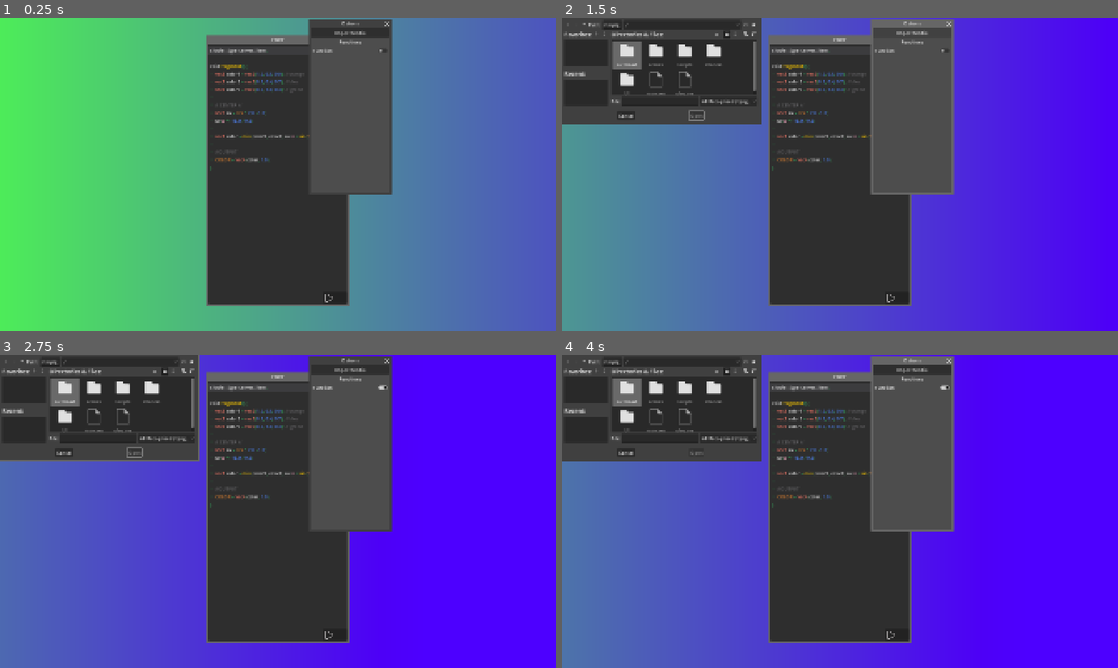
Above: before the commit, frames 1-4 (two rows, left to right).
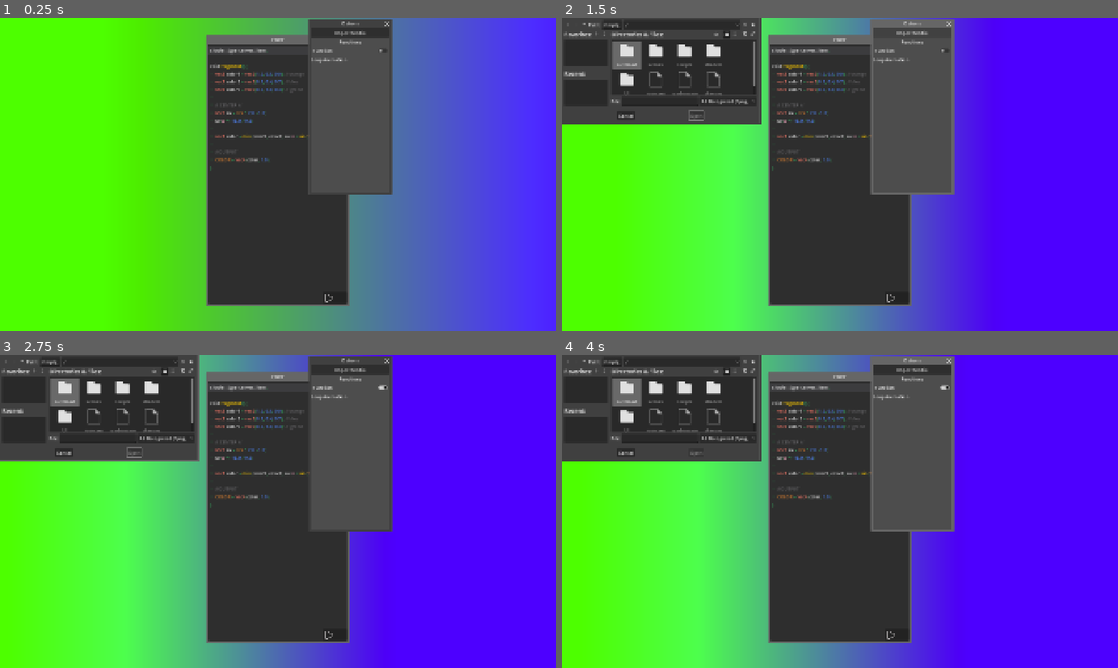
Above: after the commit, the same moments.

Repository: Juju-brz/GDVJ-2
Game: Godot game, scene res://Scene.tscn
Same seed, same stepped clock (60 frames per second), same inputs: the game is played once before the commit and once after it. The engine's default icon, where the game draws it, is replaced by a stand-in: a white triangle on a blue panel in a dark square.
Inputs (mouse positions are in pixels of both pictures, inside the frame that each line leads up to; where the layout moved, square brackets give the same spot in the first picture):
- Up to frame 1 (0.25 s): no input
- Up to frame 2 (1.5 s): click (895, 299) [739, 287] at 0.5 s; click "Import Media" at 1.25 s
- Up to frame 3 (2.75 s): click "Function" at 2 s
- Up to frame 4 (4 s): click (573, 361) at 2.75 s; click (573, 361) at 3.5 s

The runs differ from the first frame. In frame 1, 61% of the frame differs, in the area x 0-100%, y 0-100%; in frame 2, 35%; in frame 3, 29%; in frame 4, 29%.

Commit message:
transform shader to texture

Diff:
--- a/Scene.tscn
+++ b/Scene.tscn
@@ -3,6 +3,7 @@
 [ext_resource type="Script" uid="uid://c1oxuosamq8ko" path="res://scripts/main.gd" id="1_j2eoc"]
 [ext_resource type="Shader" uid="uid://b0jcj53b5croi" path="res://shaders/mainShader.gdshader" id="1_t6lng"]
 [ext_resource type="PackedScene" uid="uid://boolpupubgd3f" path="res://UI/CodeLine.tscn" id="3_7mckg"]
+[ext_resource type="PackedScene" uid="uid://bpk0n61sh0j44" path="res://importMedia.tscn" id="4_7mckg"]
 
 [sub_resource type="ShaderMaterial" id="ShaderMaterial_4cvuw"]
 shader = ExtResource("1_t6lng")
@@ -20,6 +21,7 @@
 layout_mode = 0
 
 [node name="ColorRect" type="ColorRect" parent="." unique_id=2083374301]
+visible = false
 material = SubResource("ShaderMaterial_4cvuw")
 layout_mode = 1
 anchors_preset = 15
@@ -27,7 +29,10 @@
 anchor_bottom = 1.0
 grow_horizontal = 2
 grow_vertical = 2
-color = Color(0, 0, 0, 1)
+color = Color(0.6126474, 0.0013455433, 0.7660969, 1)
+
+[node name="Main" parent="." unique_id=642545413 instance=ExtResource("4_7mckg")]
+visible = false
 
 [node name="Control" type="Control" parent="." unique_id=692261966]
 layout_mode = 1
@@ -63,6 +68,10 @@
 layout_mode = 2
 text = "Function"
 
+[node name="Label2" type="Label" parent="Control/Window/VBoxContainer" unique_id=2073561369]
+layout_mode = 2
+text = "Loop Animation"
+
 [node name="FileDialog" type="FileDialog" parent="." unique_id=931939840]
 title = "Open a File"
 file_mode = 0
--- a/autoload/Global.gd
+++ b/autoload/Global.gd
@@ -19,5 +19,6 @@
 }"""
 
 signal code_pushed(code)
+signal color_changed(bg_color: Color)
 
 var mouse_activation : bool = true
--- /dev/null
+++ b/blendMode.gd
@@ -0,0 +1,15 @@
+extends Sprite2D
+
+
+# Called when the node enters the scene tree for the first time.
+@export var texRect :TextureRect
+# Called when the node enters the scene tree for the first time.
+
+func _ready() -> void:
+	var mat := CanvasItemMaterial.new()
+	mat.blend_mode = CanvasItemMaterial.BLEND_MODE_MUL
+	material = mat
+
+# Called every frame. 'delta' is the elapsed time since the previous frame.
+func _process(delta: float) -> void:
+	pass
--- /dev/null
+++ b/importMedia.tscn
@@ -0,0 +1,90 @@
+[gd_scene format=3 uid="uid://bpk0n61sh0j44"]
+
+[ext_resource type="Script" uid="uid://bh8afa30mf70" path="res://import_media.gd" id="1_ojabb"]
+[ext_resource type="Shader" uid="uid://b0jcj53b5croi" path="res://shaders/mainShader.gdshader" id="1_tf31q"]
+[ext_resource type="PackedScene" uid="uid://boolpupubgd3f" path="res://UI/CodeLine.tscn" id="2_m1tsl"]
+[ext_resource type="Texture2D" uid="uid://dmtl556s22br8" path="res://jujuLogo.png" id="4_m1tsl"]
+[ext_resource type="Script" uid="uid://c8csivn6umuxl" path="res://blendMode.gd" id="4_sctba"]
+
+[sub_resource type="ShaderMaterial" id="ShaderMaterial_ojabb"]
+shader = ExtResource("1_tf31q")
+
+[node name="Main" type="Node2D" unique_id=642545413 node_paths=PackedStringArray("sub_viewport", "texRect", "Code")]
+script = ExtResource("1_ojabb")
+sub_viewport = NodePath("SubViewport")
+texRect = NodePath("CanvasLayer/TextureRect")
+Code = NodePath("SubViewport/ColorRect")
+
+[node name="CodeLine" parent="." unique_id=1876606309 instance=ExtResource("2_m1tsl")]
+
+[node name="SubViewport" type="SubViewport" parent="." unique_id=130595857]
+size = Vector2i(1280, 720)
+
+[node name="ColorRect" type="ColorRect" parent="SubViewport" unique_id=1368685040]
+material = SubResource("ShaderMaterial_ojabb")
+anchors_preset = 15
+anchor_right = 1.0
+anchor_bottom = 1.0
+grow_horizontal = 2
+grow_vertical = 2
+
+[node name="CanvasLayer" type="CanvasLayer" parent="." unique_id=728399109]
+
+[node name="TextureRect" type="TextureRect" parent="CanvasLayer" unique_id=500291957]
+anchors_preset = 15
+anchor_right = 1.0
+anchor_bottom = 1.0
+grow_horizontal = 2
+grow_vertical = 2
+expand_mode = 1
+
+[node name="Sprite2D" type="Sprite2D" parent="CanvasLayer" unique_id=559649344 node_paths=PackedStringArray("texRect")]
+position = Vector2(957, 615)
+texture = ExtResource("4_m1tsl")
+script = ExtResource("4_sctba")
+texRect = NodePath("../TextureRect")
+
+[node name="Control" type="Control" parent="." unique_id=883644413]
+layout_mode = 3
+anchors_preset = 15
+anchor_right = 1.0
+anchor_bottom = 1.0
+grow_horizontal = 2
+grow_vertical = 2
+
+[node name="Window" type="Window" parent="Control" unique_id=1172507678]
+oversampling_override = 1.0
+title = "Options"
+position = Vector2i(1074, 36)
+size = Vector2i(272, 566)
+
+[node name="VBoxContainer" type="VBoxContainer" parent="Control/Window" unique_id=213695121]
+anchors_preset = 15
+anchor_right = 1.0
+anchor_bottom = 1.0
+grow_horizontal = 2
+grow_vertical = 2
+
+[node name="Button" type="Button" parent="Control/Window/VBoxContainer" unique_id=1112446033]
+layout_mode = 2
+text = "Import Media"
+
+[node name="Label" type="Label" parent="Control/Window/VBoxContainer" unique_id=1938293329]
+layout_mode = 2
+text = "Functions"
+horizontal_alignment = 1
+
+[node name="CheckButton" type="CheckButton" parent="Control/Window/VBoxContainer" unique_id=1039785589]
+layout_mode = 2
+text = "Function"
+
+[node name="Label2" type="Label" parent="Control/Window/VBoxContainer" unique_id=113334318]
+layout_mode = 2
+text = "Loop Animation"
+
+[node name="FileDialog" type="FileDialog" parent="." unique_id=1966622314]
+title = "Open a File"
+file_mode = 0
+access = 2
+filters = PackedStringArray("*png", "*.jpg", "*.jpeg", "*.svg")
+use_native_dialog = true
--- /dev/null
+++ b/import_media.gd
@@ -0,0 +1,23 @@
+extends Node2D
+
+@export var sub_viewport: SubViewport
+#@export var result: Sprite2D
+@export var texRect: TextureRect
+@export var Code : ColorRect
+signal color(BGColor : Color)
+var switch = true
+
+func _ready() -> void:
+	var tex: ViewportTexture = $SubViewport.get_texture()
+	GLOBAL.code_pushed.connect(_on_code_pushed)
+	#result.texture = tex
+	if switch == true:
+		texRect.texture = tex
+
+func _process(delta: float) -> void:
+	GLOBAL.color_changed.emit(Code.color)
+
+
+func _on_code_pushed(code: String) -> void:
+	Code.material.shader.code = code
+	color.emit(Code.color)
--- a/project.godot
+++ b/project.godot
@@ -15,7 +15,7 @@
 [application]
 
 config/name="GDVJ-2"
-config/version="1.1.0 beta"
+config/version="2.0.0"
 run/main_scene="uid://fpf5hcxvb6a3"
 config/features=PackedStringArray("4.6", "Forward Plus")
 config/icon="res://icon.svg"
@@ -23,7 +23,6 @@
 [autoload]
 
 GLOBAL="*res://autoload/Global.gd"
-GlobalCodeEdit="*uid://jopskob2g5d0"
 
 [display]
 
--- a/scenes/media.tscn
+++ b/scenes/media.tscn
@@ -1,13 +1,20 @@
 [gd_scene format=3 uid="uid://d3152mxnx3mng"]
 
 [ext_resource type="Texture2D" uid="uid://dyf2tlsdgaykh" path="res://icon.svg" id="1_hqyvl"]
+[ext_resource type="Shader" uid="uid://dk5m5cktmvsho" path="res://shaders/blendmode.gdshader" id="1_qw4y4"]
 [ext_resource type="Script" uid="uid://f383p0vyc7fk" path="res://scripts/media.gd" id="2_p5jcl"]
+
+[sub_resource type="ShaderMaterial" id="ShaderMaterial_bvi38"]
+shader = ExtResource("1_qw4y4")
+shader_parameter/multiplyblend = true
+shader_parameter/blend_color = Color(1, 1, 1, 1)
 
 [sub_resource type="CircleShape2D" id="CircleShape2D_0e48y"]
 radius = 105.0
 
 [node name="media" type="Sprite2D" unique_id=2058495412]
 z_index = 3
+material = SubResource("ShaderMaterial_bvi38")
 texture = ExtResource("1_hqyvl")
 script = ExtResource("2_p5jcl")
 
--- a/scripts/main.gd
+++ b/scripts/main.gd
@@ -5,6 +5,7 @@
 @onready var Code = $ColorRect
 @onready var file_dialog
 const MediaScene = preload("res://scenes/media.tscn")
+signal color(BGColor : Color)
 
 #MEDIA
 var instances: Array = []  #All media imported
@@ -16,26 +17,26 @@
 	file_dialog = $FileDialog
 	file_dialog.file_selected.connect(on_file_selected)
 	GLOBAL.code_pushed.connect(_on_code_pushed)
+	var mat := Code.material as ShaderMaterial
+	if mat == null:
+		print("Le ColorRect not ShaderMaterial")
 
 
 # Called every frame. 'delta' is the elapsed time since the previous frame.
 func _process(delta: float) -> void:
+	GLOBAL.color_changed.emit(Code.color)
+	#print(Code.color)
 	pass
 
 func _on_code_pushed(code: String) -> void:
-	print("signal reçu : ", code)
-	#Code.shader = GLOBAL.ShaderFrag
 	Code.material.shader.code = code
-	# exemple pour appliquer le shader :
-	# material.shader.code = code
+	color.emit(Code.color)
 
 func open_file_dialog():
 	file_dialog.show()
 
-
 func _on_button_pressed() -> void:
 	open_file_dialog()
-
 
 func on_file_selected(path: String) -> void:
 	var image = Image.load_from_file(path)
--- a/scripts/media.gd
+++ b/scripts/media.gd
@@ -3,16 +3,19 @@
 # Variables pour le déplacement
 var is_dragging := false
 var drag_offset := Vector2.ZERO
-
+#@onready var color_rect
 # Variable pour la sélection
 var is_selected := false
 @onready var file_dialog = $"../ControlUI/FileDialog"
-@onready var sprite = $Sprite2D
+@onready var sprite
 var zoom_mode = false
 var lock = false
-
+@export var emetteur: Node
 func _ready():
+	sprite = self
 	set_process_input(true)
+	GLOBAL.color_changed.connect(_on_color_changed)
+	#color_rect = $ColorRect
 
 func _input(event):
 	if Input.is_action_just_pressed("change_mode"):
@@ -74,9 +77,15 @@
 			pass
 		else:
 			global_position = get_global_mouse_position() + drag_offset
+	#sprite.material.set_shader_parameter("blend_color", color_rect.color)
+	#emetteur.color_changed.connect(_on_color)
 
 func bring_to_front() -> void:
 	get_parent().move_child(self, -1)
 
 func send_to_back() -> void:
 	get_parent().move_child(self, +1)
+
+
+func _on_color_changed(bg_color: Color) -> void:
+	sprite.material.set_shader_parameter("blend_color", bg_color)
--- a/scripts/shaderFrag.gd
+++ b/scripts/shaderFrag.gd
@@ -1,12 +1,9 @@
 extends CodeEdit
 class_name  ShaderCode
-var hide = false
+
 @onready var code = self
-#var shader_path = "res://shaders/shaderEmpty.gdshader"
 var shader_path = "res://shaders/mainShader.gdshader"
 
-# must change
-@onready var colorRect = get_node("../../../../ColorRect2")
 
 func _ready():
 	var execute = $Execute
@@ -16,10 +13,6 @@
 
 
 func _input(event: InputEvent) -> void:
-	if Input.is_action_just_pressed("hide_Code"):
-		self.visible = !self.visible
-		hide = !self.visible
-
 	if Input.is_action_just_pressed("execute_shader"):
 		_on_execute_pressed()
 
@@ -30,11 +23,4 @@
 	GLOBAL.ShaderFrag = user_code
 	GLOBAL.code_pushed.emit(user_code)
 	#CodePush.emit(user_code)
-	print("signal emit " + str(user_code))
-
-	#var mat = colorRect.material
-	#if mat is ShaderMaterial:
-		#var shader = mat.shader
-		#if shader:
-			#shader.code = user_code
-			#GLOBAL.ShaderFrag = user_code
+	print("signal emit : code Shader")
--- /dev/null
+++ b/shaders/blendmode.gdshader
@@ -0,0 +1,15 @@
+shader_type canvas_item;
+
+uniform bool multiplyblend = false;
+uniform vec4 blend_color : source_color = vec4(1.0);
+void fragment() {
+
+	vec4 tex = texture(TEXTURE, UV);
+	if (multiplyblend == true)
+		 COLOR = vec4(tex.rgb * blend_color.rgb, tex.a);
+}
+
+//void light() {
+//	// Called for every pixel for every light affecting the CanvasItem.
+//	// Uncomment to replace the default light processing function with this one.
+//}
--- a/shaders/mainShader.gdshader
+++ b/shaders/mainShader.gdshader
@@ -1,13 +1,16 @@
 shader_type canvas_item;
 
 void fragment() {
-
-
 	vec3 color1 = vec3(1.0, 0.5, 0.0); //orange
 	vec3 color2 = vec3(0.3, 0.4, 0.7); //blue
-	vec3 color3 = vec3(0.3, 1.0, 0.3); // green
-	vec2 uv = UV;
+	vec3 color3 = vec3(0.3, 0.7, 0.3); // green
 
-	vec3 color = mix(color3, color2, uv.x + sin(TIME *0.5));
+	// CENTER //
+	vec2 uv = UV * 2.0 - 1.0;
+	uv.x *= 16.0 / 9.0;
+
+	vec3 color = mix(color3, color2, uv.x + sin(TIME * 0.5));
+
+	//OUTPUT
 	COLOR = vec4(color, 1.0);
 }
Not shown, added: blendMode.gd.uid
Not shown, changed: export_presets.cfg
Not shown, added: import_media.gd.uid
Binary file added: jujuLogo.png
Not shown, added: jujuLogo.png.import
Not shown, added: shaders/blendmode.gdshader.uid
